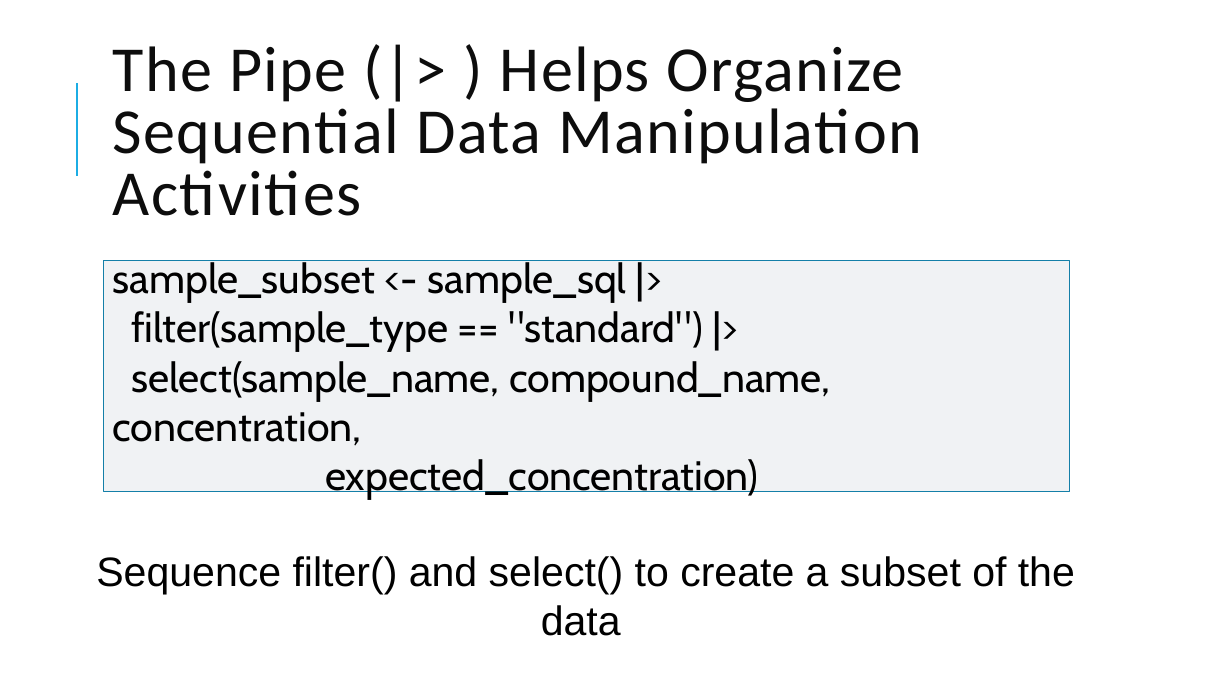
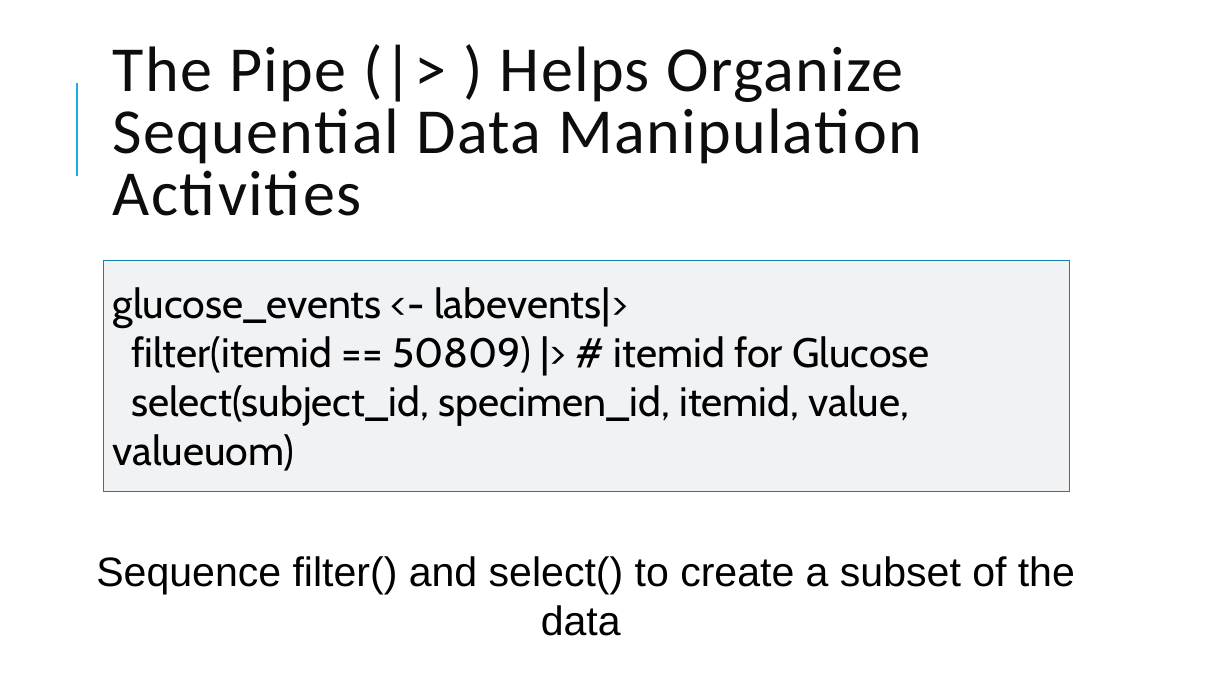
Before and after one commit to amromeo/api_r_int_db_24, a slide deck: slide 34 of presentations/02 - Databases with R.pptx (slide 28 before the commit). Drawn at 1232x693 pixels with LibreOffice and Linux fonts; fonts in the diff are those of the drawing. Boxes give left, top, right and bottom in pixels: in the first picture for what was removed or moved away, otherwise in the second. Text is boxed around its words. In the diff, an @@ line names an element or a change of style, - is before the commit and + after.

```diff
--- a/presentations/02 - Databases with R.pptx
+++ b/presentations/02 - Databases with R.pptx
@@ text in rectangle at (113, 287, 930, 471): text changed @@
-sample_subset <- sample_sql |>
-filter(sample_type == "standard") |>
-select(sample_name, compound_name, concentration,
-expected_concentration)
+glucose_events <- labevents|>
+filter(itemid == 50809) |> # itemid for Glucose
+select(subject_id, specimen_id, itemid, value, valueuom)
```
Also in this commit, not shown: 10 other slides changed, 11 slides added, 3 slides removed, 1 other file.
